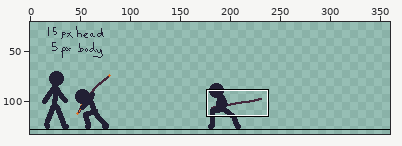
File history of a pixel-art file, Asesprite/Doodle2.aseprite. Above: a wide view before the commit, with the close-up outlined.
Close-up. First the earlier version:
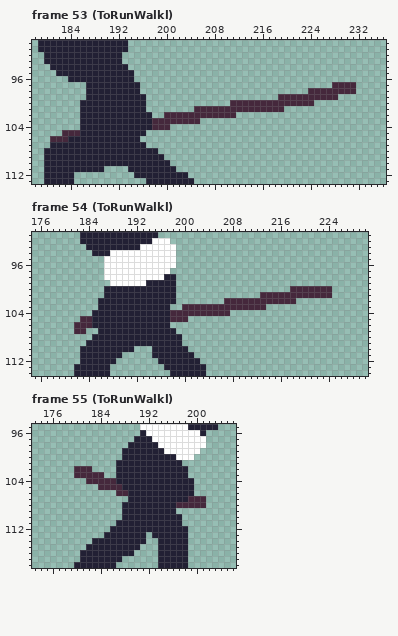
360x180 pixels, 184 frames. Shown: frame 53 (ToRunWalkl): x 178..236, y 90..113; frame 54 (ToRunWalkl): x 175..230, y 91..114; frame 55 (ToRunWalkl): x 173..206, y 95..118. The wide view leaves out empty margins. The commit also changed other frames or places, which this record leaves out.
Now the later version:
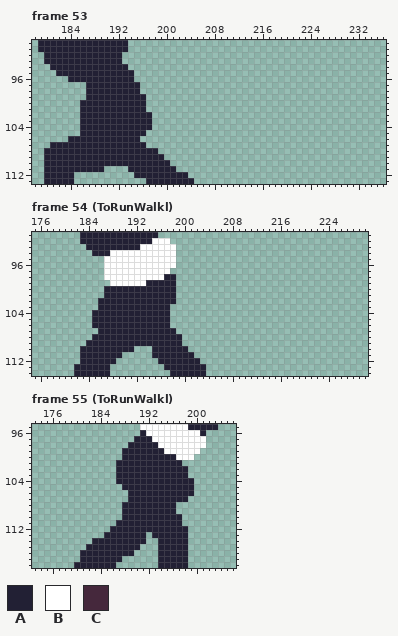
Palette (. is transparent): A #222034  B #ffffff  C #45283c
Change:
layer "Run/Flip/Sword" now hidden
Frame 53:
y 97: x 228..231 CCCC -> ....
y 98: x 224..231 CCCCCCCC -> ........
y 99: x 219..228 CCCCCCCCCC -> ..........
y 100: x 211..224 CCCCCCCCCCCCCC -> ..............
y 101: x 205..219 CCCCCCCCCCCCCCC -> ...............
y 102: x 200..211 CCCCCCCCCCCC -> ............
y 103: x 198..205 CCCCCCCC -> ........
y 104: x 198..200 CCC -> ...
y 105: x 183..185 CCC -> ...
y 106: x 181..183 CCC -> ...
Frame 54 (ToRunWalkl):
y 100: x 218..224 CCCCCCC -> .......
y 101: x 213..224 CCCCCCCCCCCC -> ............
y 102: x 207..218 CCCCCCCCCCCC -> ............
y 103: x 200..213 CCCCCCCCCCCCCC -> ..............
y 104: x 198..207 CCCCCCCCCC -> ..........
y 105: x 183..184 CC -> ..; x 198..200 CCC -> ...
y 106: x 182..184 CCC -> ...
y 107: x 182..183 CC -> ..
Frame 55 (ToRunWalkl):
y 102: x 180..182 CCC -> ...
y 103: x 180..184 CCCCC -> .....
y 104: x 182..186 CCCCC -> .....
y 105: x 184..187 CCCC -> ....
y 106: x 187..188 CC -> ..
y 107: x 199..201 CCC -> ...
y 108: x 197..201 CCCCC -> .....
